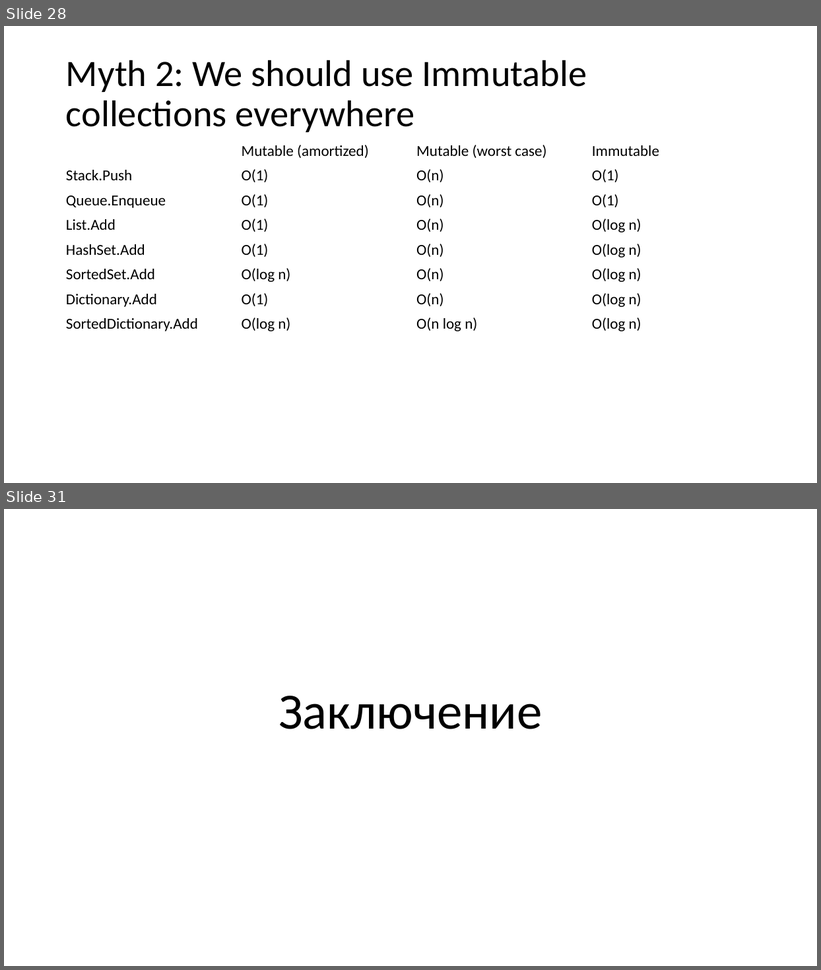
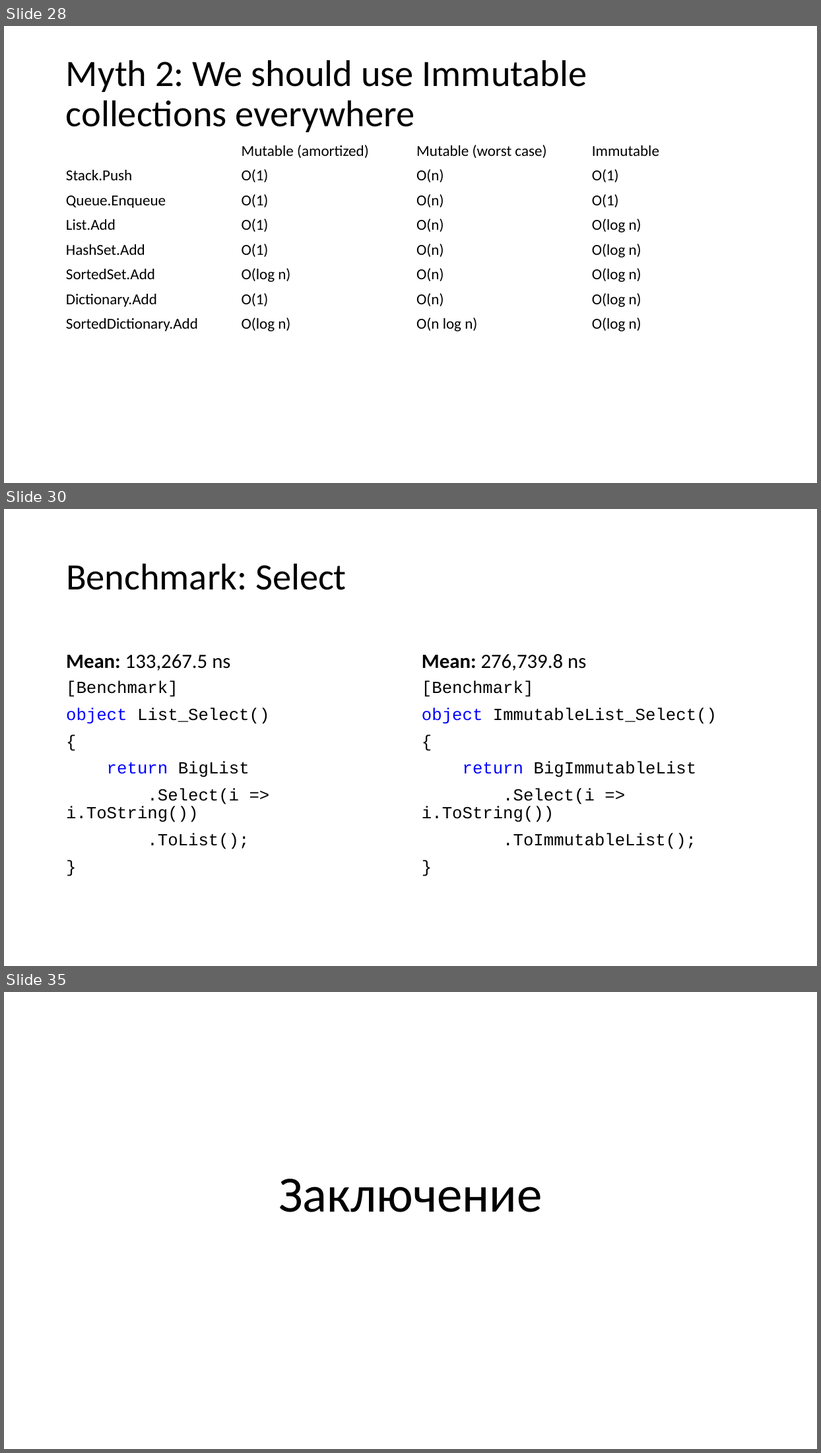
Before and after one commit to kugushev/presentations, a slide deck: Presentation.pptx. Shown one above the other, each under a label of ours: slides 28 and 31 before the commit, slides 28, 30 and 35 after it; the slides between them are not shown. The pictures are 821x970 and 821x1453 pixels, drawn with LibreOffice and Linux fonts; fonts in the diff are those of the drawing. Boxes give left, top, right and bottom in pixels: in the first picture for what was removed or moved away, otherwise in the second. Text is boxed around its words. In the diff, an @@ line names an element or a change of style, - is before the commit and + after.

```diff
--- a/Presentation.pptx
+++ b/Presentation.pptx
@@ slide 30 added at [4, 509, 817, 966], background #FFFFFF @@
@@ title added at [66, 563, 347, 590], 44 pt, text #000000 @@
+Benchmark: Select
@@ text added at [66, 654, 230, 671], 24 pt, text #000000 @@
+Mean: 133,267.5 ns
@@ text added at [422, 654, 586, 671], 24 pt, text #000000 @@
+Mean: 276,739.8 ns
@@ text added at [66, 681, 269, 850], 20 pt, text #000000 @@
+[Benchmark]
+object List_Select()
+{
+return BigList
+.Select(i => i.ToString())
+.ToList();
+}
@@ text added at [422, 681, 717, 850], 20 pt, text #000000 @@
+[Benchmark]
+object ImmutableList_Select()
+{
+return BigImmutableList
+.Select(i => i.ToString())
+.ToImmutableList();
+}
@@ what was slide 31 is now slide 35 @@
```
Also in this commit, not shown: 7 slides changed, 5 other slides added, 2 slides removed, 6 other files.
